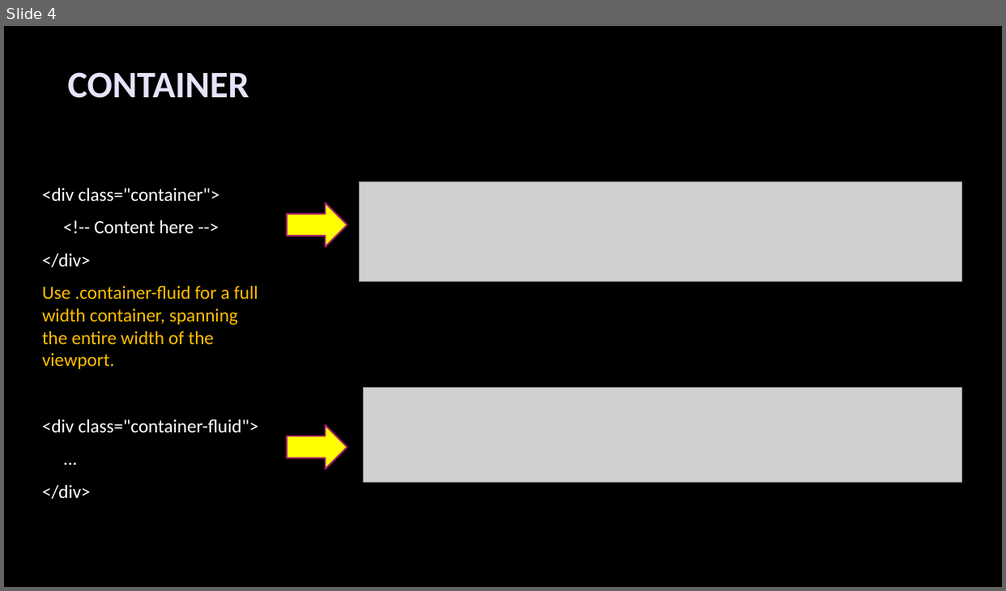
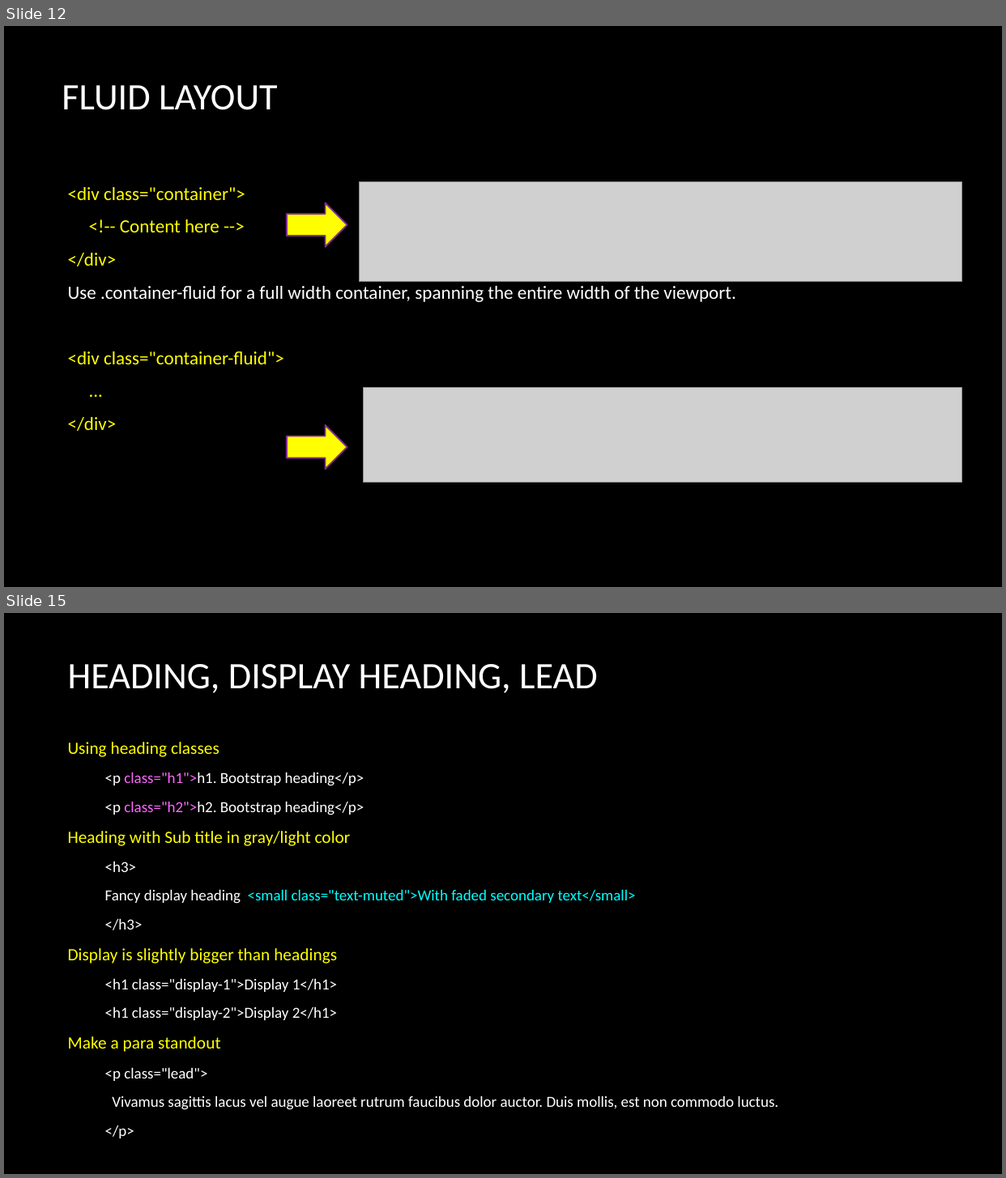
Before and after one commit to deepavn/bootstrap4, a slide deck: material/Bootstrap_Layout.pptx. Shown one above the other, each under a label of ours: slide 4 before the commit, slides 12 and 15 after it; the slides between them are not shown. The pictures are 1006x591 and 1006x1178 pixels, drawn with LibreOffice and Linux fonts; fonts in the diff are those of the drawing; grey boxes stand for pictures; background and template pictures are left out. Boxes give left, top, right and bottom in pixels: in the first picture for what was removed or moved away, otherwise in the second. Text is boxed around its words. In the diff, an @@ line names an element or a change of style, - is before the commit and + after.

```diff
--- a/material/Bootstrap_Layout.pptx
+++ b/material/Bootstrap_Layout.pptx
@@ slide 15 added at (x1=4, y1=613, x2=1002, y2=1174), background picture (left out) @@
@@ title added at (x1=68, y1=664, x2=598, y2=693), 36 pt, text #FFFFFF @@
+HEADING, DISPLAY HEADING, LEAD
@@ text added at (x1=68, y1=742, x2=778, y2=1139), 14.8 pt, text #FFFFFF @@
+Using heading classes
+  <p class="h1">h1. Bootstrap heading</p>
+  <p class="h2">h2. Bootstrap heading</p>
+Heading with Sub title in gray/light color
+  <h3>
+  Fancy display heading <small class="text-muted">With faded secondary text</small>
+  </h3>
+Display is slightly bigger than headings
+  <h1 class="display-1">Display 1</h1>
+  <h1 class="display-2">Display 2</h1>
+Make a para standout
+  <p class="lead">
+  Vivamus sagittis lacus vel augue laoreet rutrum faucibus dolor auctor. Duis mollis, est non commodo luctus.
+  </p>
@@ what was slide 4 is now slide 12 @@
@@ slide 12 changed as well @@
@@ title at (x1=62, y1=85, x2=277, y2=110): text changed; text colour #E7E3F9 to #FFFFFF; bold off @@
-CONTAINER
+FLUID LAYOUT
@@ text "<div class="container">" moved from (x1=42, y1=188, x2=259, y2=499) to (x1=68, y1=187, x2=735, y2=431) @@
@@ text "<div class="container">" at (x1=68, y1=187, x2=735, y2=431): text colour #FFFFFF to #FFFF00 in "<div class="container">", "<!-- Content here -->", "</div>", "<div class="container-fluid">" and 2 more places; text colour #FFC000 to #FFFFFF in "Use .container-fluid for a full width container, ..." @@
@@ right arrow at (x1=287, y1=203, x2=347, y2=247): outline #A8216B 1.5 pt to #7F2E8F 1.5 pt @@
@@ right arrow at (x1=287, y1=426, x2=347, y2=470): outline #A8216B 1.5 pt to #7F2E8F 1.5 pt @@
```
Also in this commit, not shown: 5 other slides changed, 27 other slides added, 2 slides removed, 2 other files.
